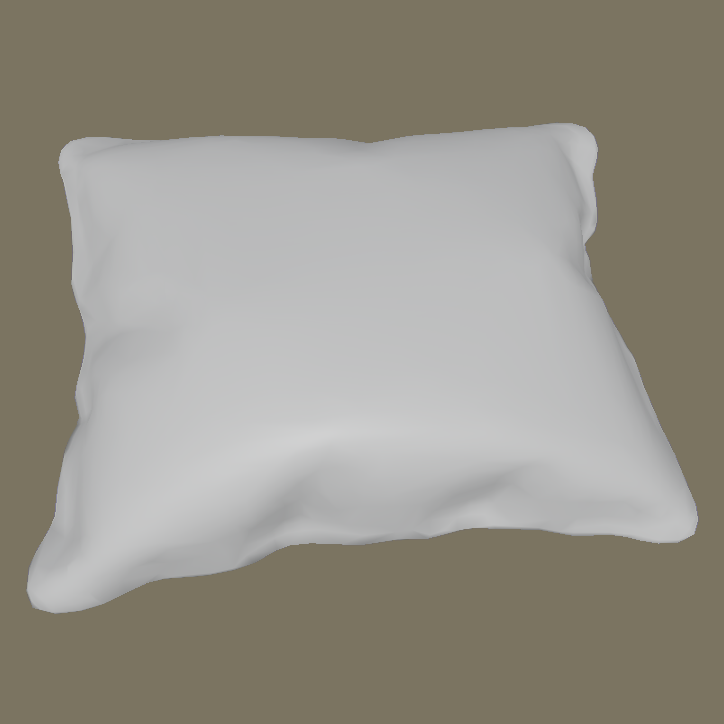
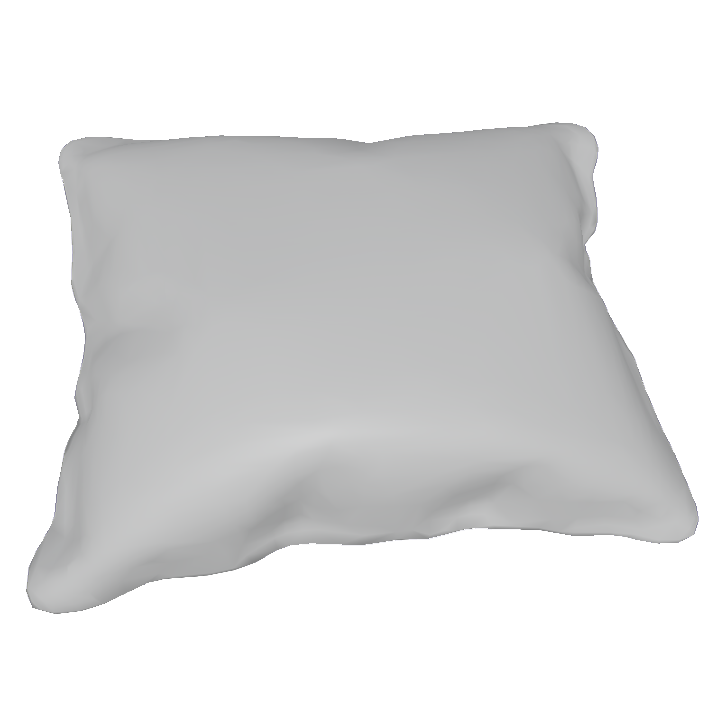
Comparing the layer stacks of the two w=724, h=724 images. Changes:
hid "圖層 1" over [0, 0, 724, 724]
